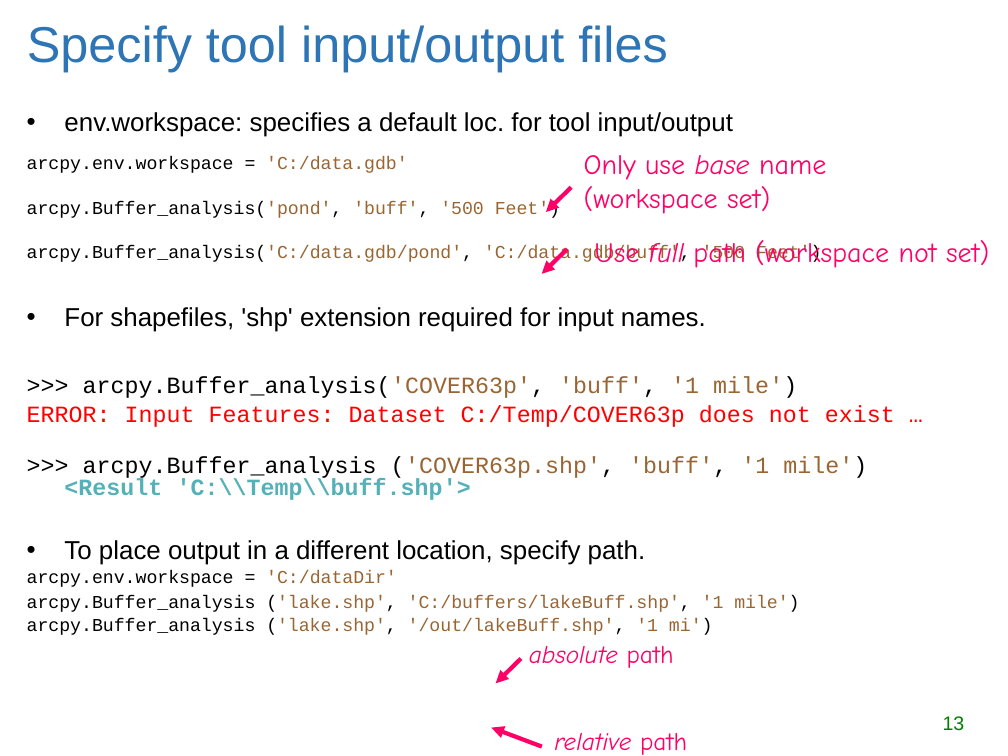
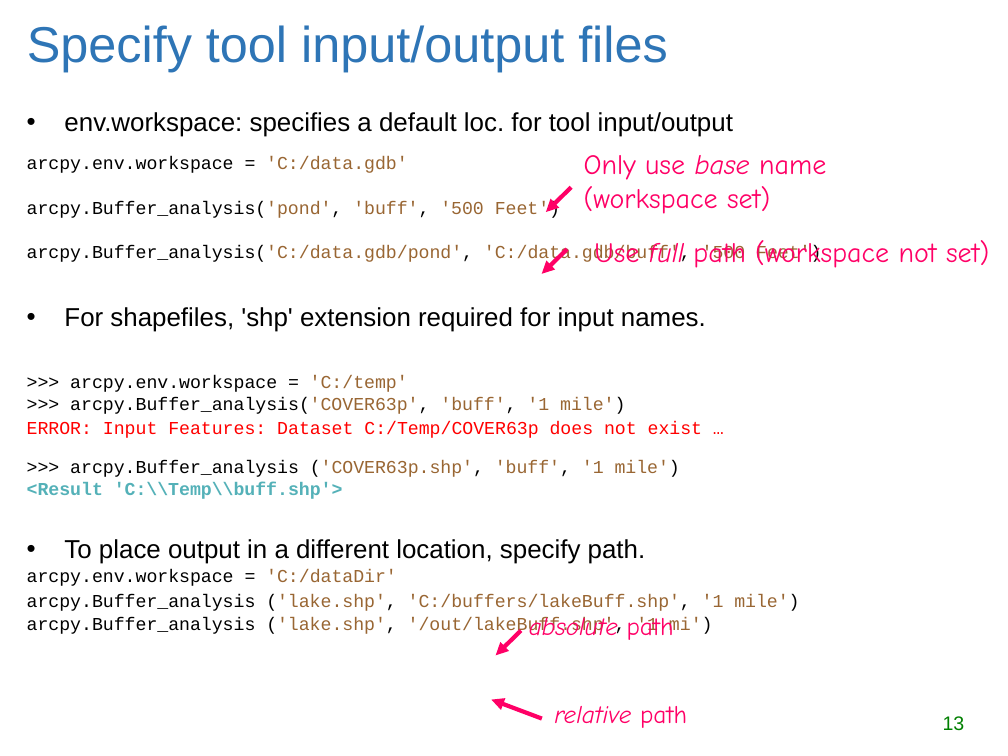
Before and after one commit to lgtateos/gis540, a slide deck: slide 13 of slides/arcpyTools.ppt. Drawn at 1008x756 pixels with LibreOffice and Linux fonts; fonts in the diff are those of the drawing. Boxes give left, top, right and bottom in pixels: in the first picture for what was removed or moved away, otherwise in the second. Text is boxed around its words. In the diff, an @@ line names an element or a change of style, - is before the commit and + after.

Commit message:
Modify slides 2 and 13 of arcpyTools.ppt
Slide 2 was missing " after COVER63.shp
Slide 13 used C:/temp without explicitly changing the workspace.  Added a workspace reset.

```diff
--- a/slides/arcpyTools.ppt
+++ b/slides/arcpyTools.ppt
@@ text at (70, 375, 408, 392): paragraph added @@
+>>> arcpy.env.workspace = 'C:/temp'
@@ text at (27, 397, 703, 438): size 16.6 to 12.9 pt in ">>> arcpy.Buffer_analysis('COVER63p', 'buff', '1 mile')", "ERROR: Input Features: Dataset C:/Temp/COVER63p does not ..."; less space between paragraphs @@
@@ text at (27, 461, 680, 499): text changed; size 16.6 to 12.9 pt @@
->>> arcpy.Buffer_analysis ('COVER63p.shp', 'buff', '1 mile')
-<Result 'C:\\Temp\\buff.shp'>
+>>> arcpy.Buffer_analysis ('COVER63p.shp', 'buff', '1 mile')
+<Result 'C:\\Temp\\buff.shp'>
@@ arrow moved from (521, 658) - (496, 683) to (521, 631) - (496, 655) @@
@@ 2 texts, 1 arrow: place and size @@
-2 texts, 1 arrow at (491, 646, 687, 755)
+2 texts, 1 arrow at (491, 616, 687, 728)
```
Also in this commit, not shown: 1 other slide changed.
